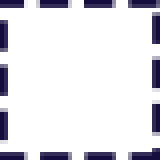
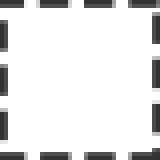
Layers edited between the first and the second 160px x 160px image:
pixels changed over (0, 0, 160, 160) (layer not identified)
